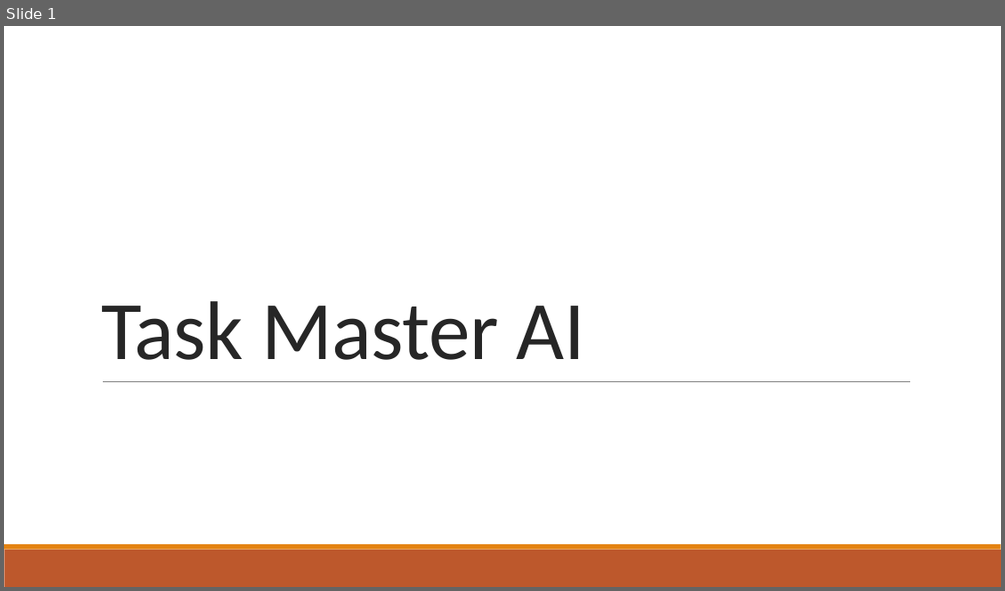
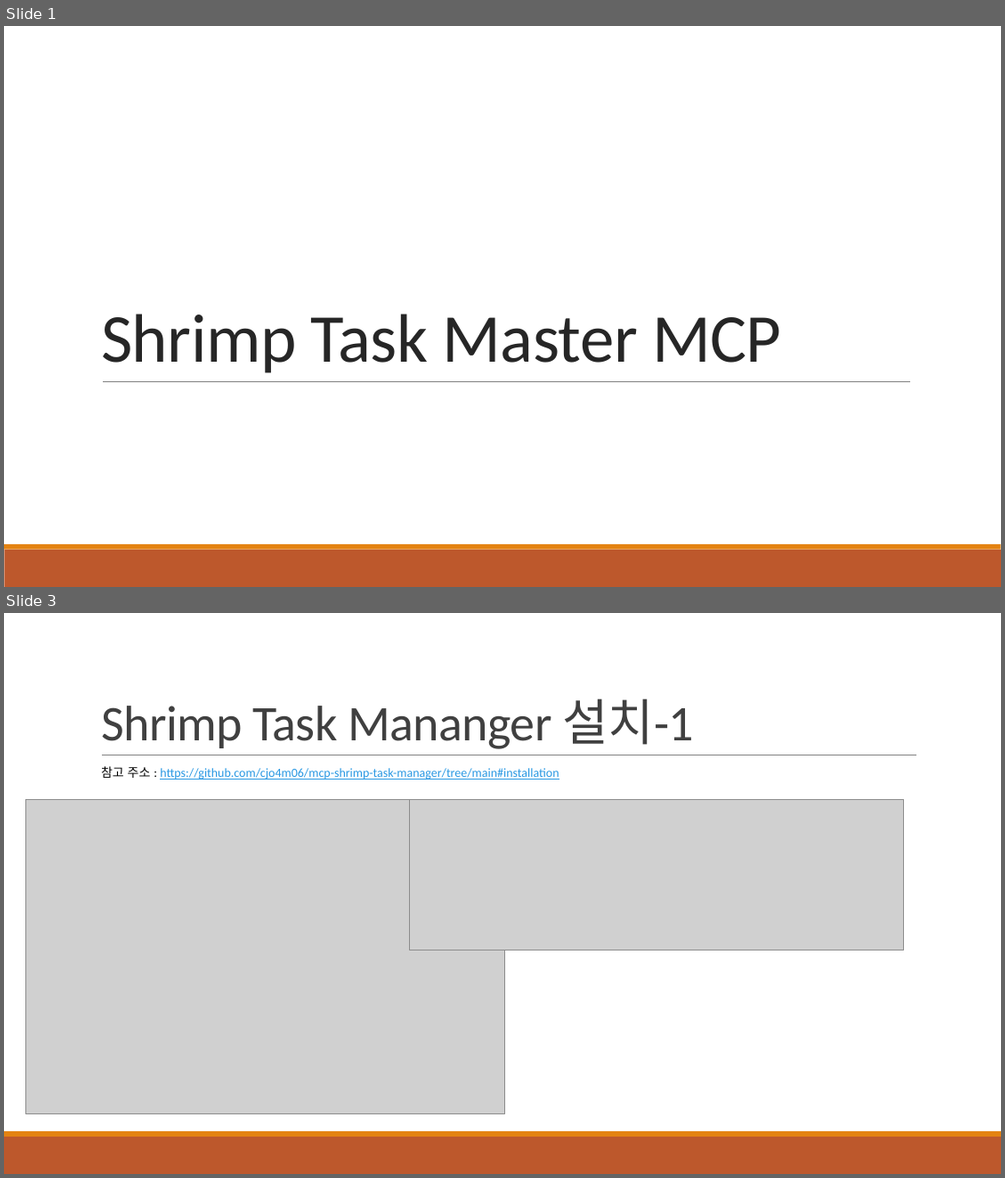
Before and after one commit to khb3025/study-claude-code, a slide deck: PPT정리/28. Shrimp Task Master AI.pptx. Shown one above the other, each under a label of ours: slide 1 before the commit, slides 1 and 3 after it; the slides between them are not shown. The pictures are 1005x591 and 1005x1178 pixels, drawn with LibreOffice and Linux fonts; fonts in the diff are those of the drawing; grey boxes stand for pictures. Boxes give left, top, right and bottom in pixels: in the first picture for what was removed or moved away, otherwise in the second. Text is boxed around its words. In the diff, an @@ line names an element or a change of style, - is before the commit and + after.

Commit message:
shrimp Task Manager PPT 정리

```diff
--- a/PPT정리/28. Shrimp Task Master AI.pptx
+++ b/PPT정리/28. Shrimp Task Master AI.pptx
@@ slide 3 added at (4,613,1001,1174), background #FFFFFF; not listed: 2 template elements that a slide beside it also shows @@
@@ title added at (101,698,694,749), 48 pt, text #404040 @@
+Shrimp Task Mananger 설치-1
@@ text added at (101,766,558,779), 12 pt, text #2998E3, underline @@
+참고 주소 : https://github.com/cjo4m06/mcp-shrimp-task-manager/tree/main#installation
@@ line added from (102, 755) to (917, 755), #808080 0.5 pt @@
@@ picture added at (25,799,505,1113) @@
@@ picture added at (409,799,904,949) @@
@@ slide 1 changed as well @@
@@ title at (101,313,781,373): text changed; size 80 to 66 pt @@
-Task Master AI
+Shrimp Task Master MCP
```
Also in this commit, not shown: 15 other slides added, 3 slides removed, 4 other files.
